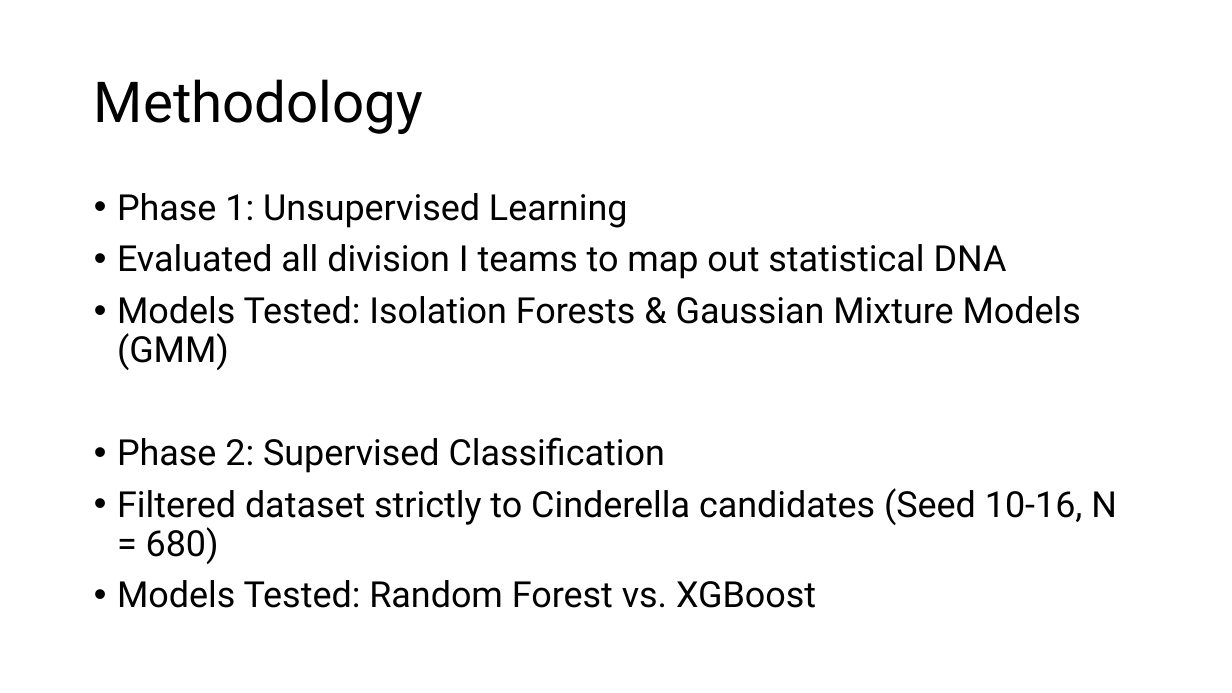
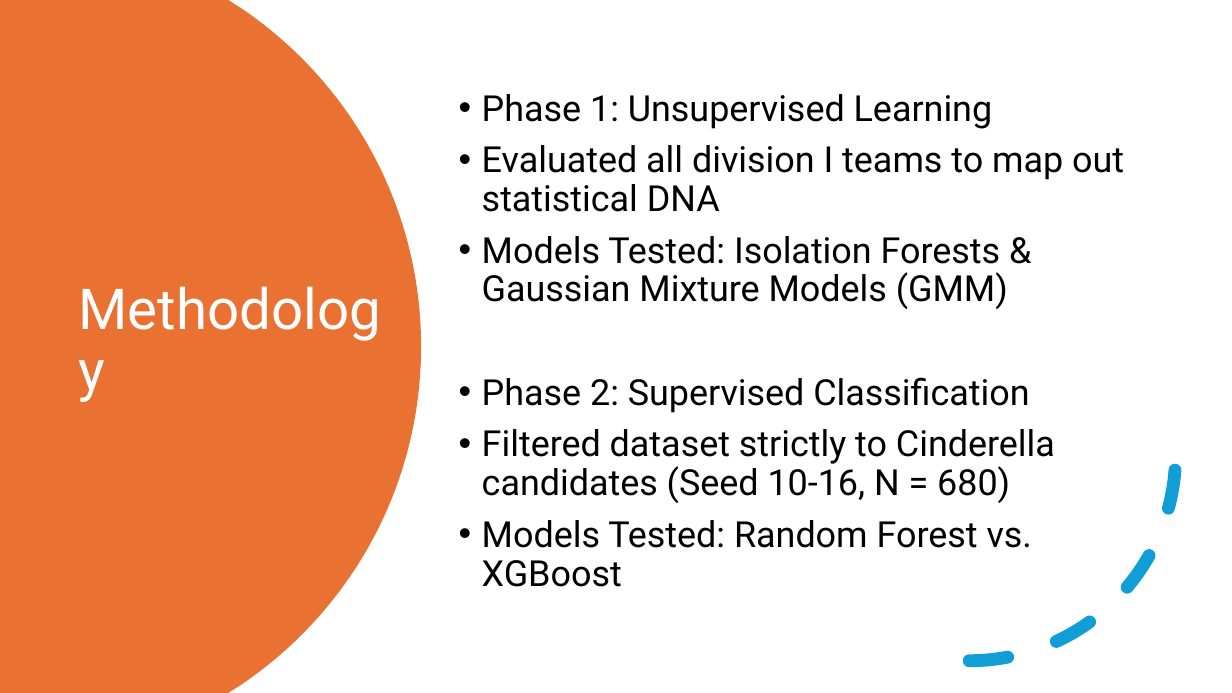
Before and after one commit to ThatTwoDude/STAT486_FinalProject, a slide deck: slide 4 of progress/ClassPresentation.pptx. Drawn at 1232x693 pixels with LibreOffice and Linux fonts; fonts in the diff are those of the drawing. Boxes give left, top, right and bottom in pixels: in the first picture for what was removed or moved away, otherwise in the second. Text is boxed around its words. In the diff, an @@ line names an element or a change of style, - is before the commit and + after.

```diff
--- a/progress/ClassPresentation.pptx
+++ b/progress/ClassPresentation.pptx
@@ freeform shape added at bbox=[0, 0, 421, 693], fill #E97132 @@
@@ text "Phase 1: Unsupervised Learning": place and size @@
-text "Phase 1: Unsupervised Learning" at bbox=[117, 193, 1117, 608]
+text "Phase 1: Unsupervised Learning" at bbox=[482, 94, 1124, 587]
@@ text "Phase 1: Unsupervised Learning" at bbox=[482, 94, 1124, 587]: vertical alignment top to middle @@
@@ title "Methodology": place and size @@
-title "Methodology" at bbox=[94, 79, 423, 134]
+title "Methodology" at bbox=[69, 116, 393, 567]
@@ title "Methodology" at bbox=[69, 116, 393, 567]: text colour #000000 to #FFFFFF @@
@@ arc (boxed as its full ellipse) added at bbox=[763, 249, 1177, 662], outline #0F9ED5 10 pt dashed @@
```
Also in this commit, not shown: 8 other slides changed.
